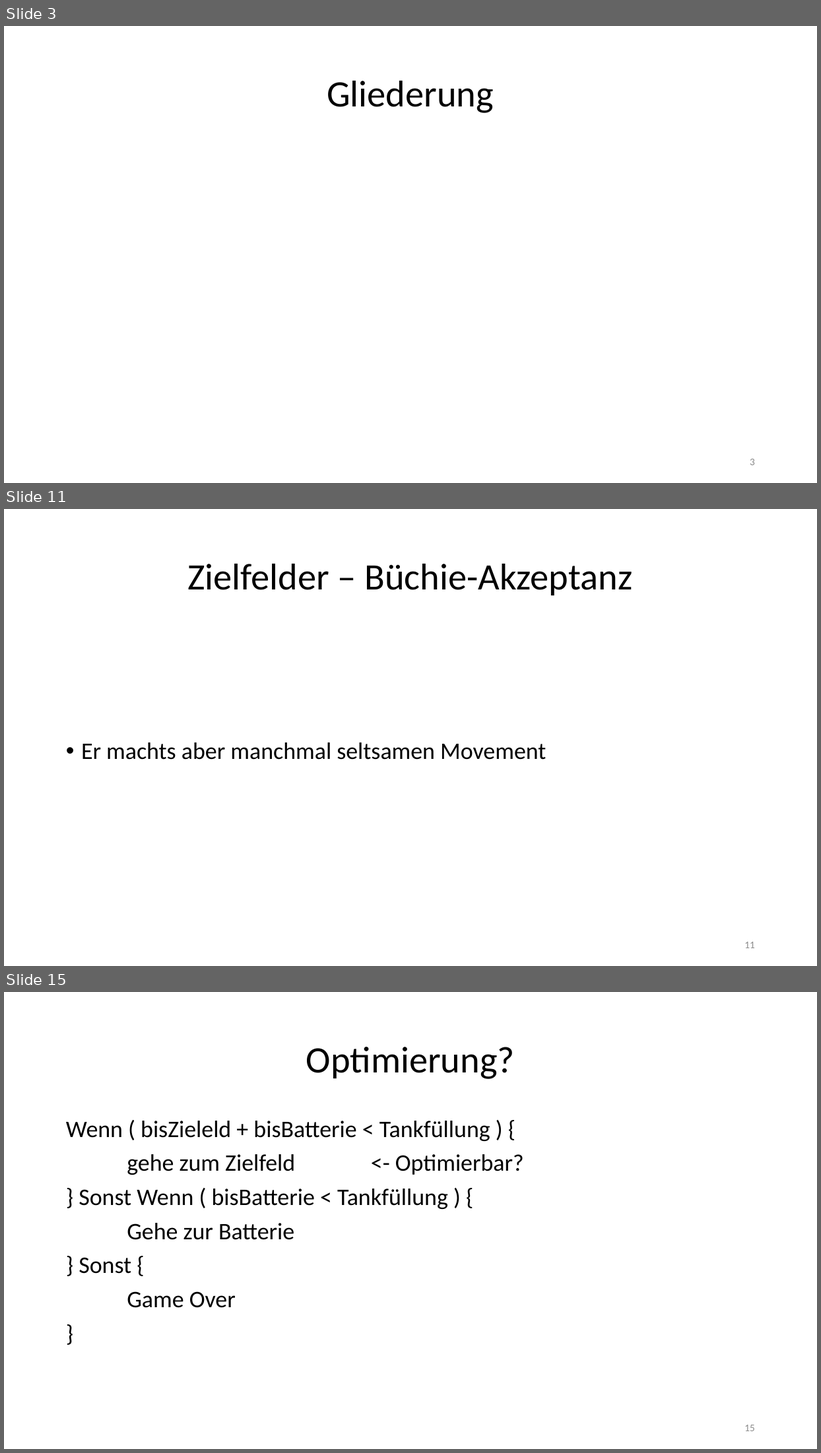
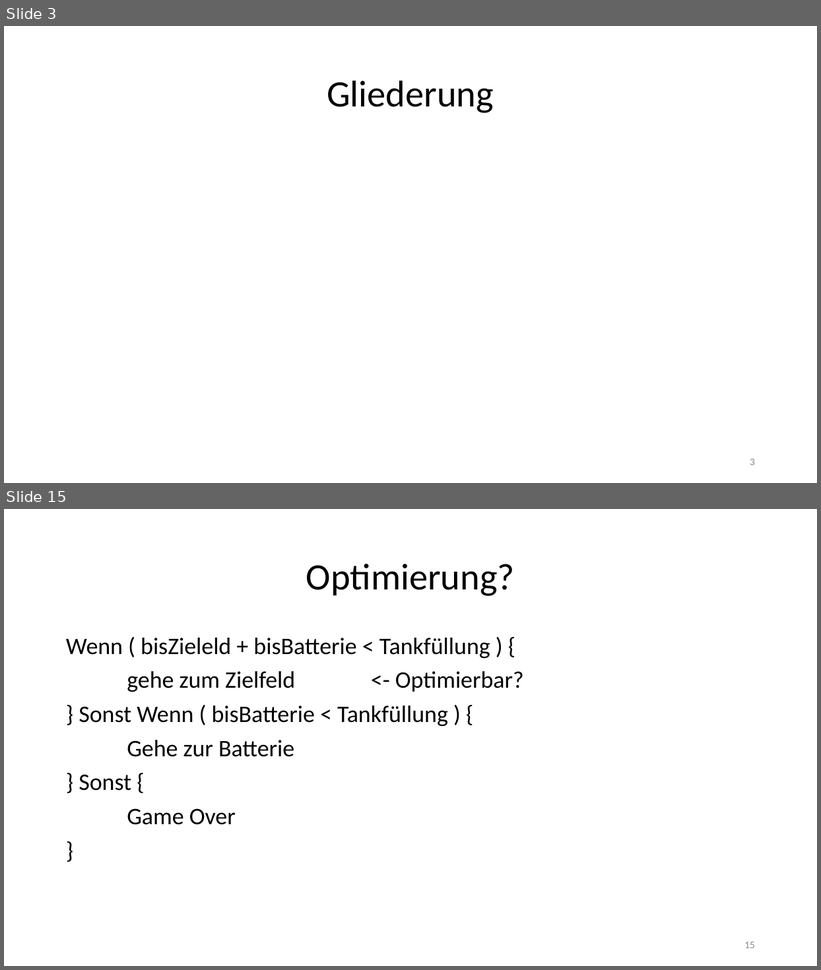
Before and after one commit to jhbruhn/fmes, a slide deck: Dokumentation/Roboter.pptx. Shown one above the other, each under a label of ours: slides 3, 11 and 15 before the commit, slides 3 and 15 after it; the slides between them are not shown. The pictures are 821x1453 and 821x970 pixels, drawn with LibreOffice and Linux fonts; fonts in the diff are those of the drawing. Boxes give left, top, right and bottom in pixels: in the first picture for what was removed or moved away, otherwise in the second. Text is boxed around its words. In the diff, an @@ line names an element or a change of style, - is before the commit and + after.

```diff
--- a/Dokumentation/Roboter.pptx
+++ b/Dokumentation/Roboter.pptx
@@ slide 11 removed at bbox=[4, 509, 817, 966], background #FFFFFF @@
@@ title removed at bbox=[187, 563, 632, 595] @@
-Zielfelder – Büchie-Akzeptanz
@@ text removed at bbox=[81, 743, 546, 760] @@
-• Er machts aber manchmal seltsamen Movement
@@ page number removed at bbox=[745, 942, 755, 949] @@
-11
```
Also in this commit, not shown: 5 slides changed, 7 slides added, 6 other slides removed, 9 other files.
